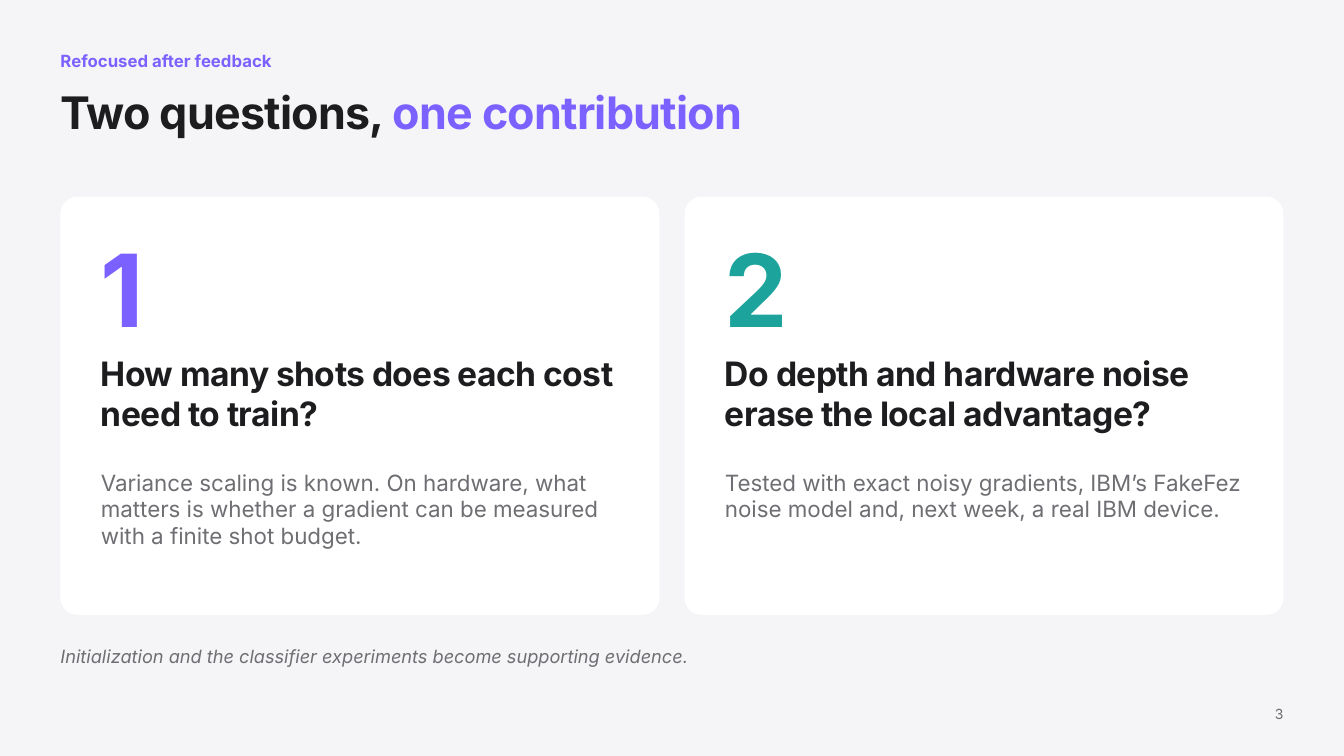
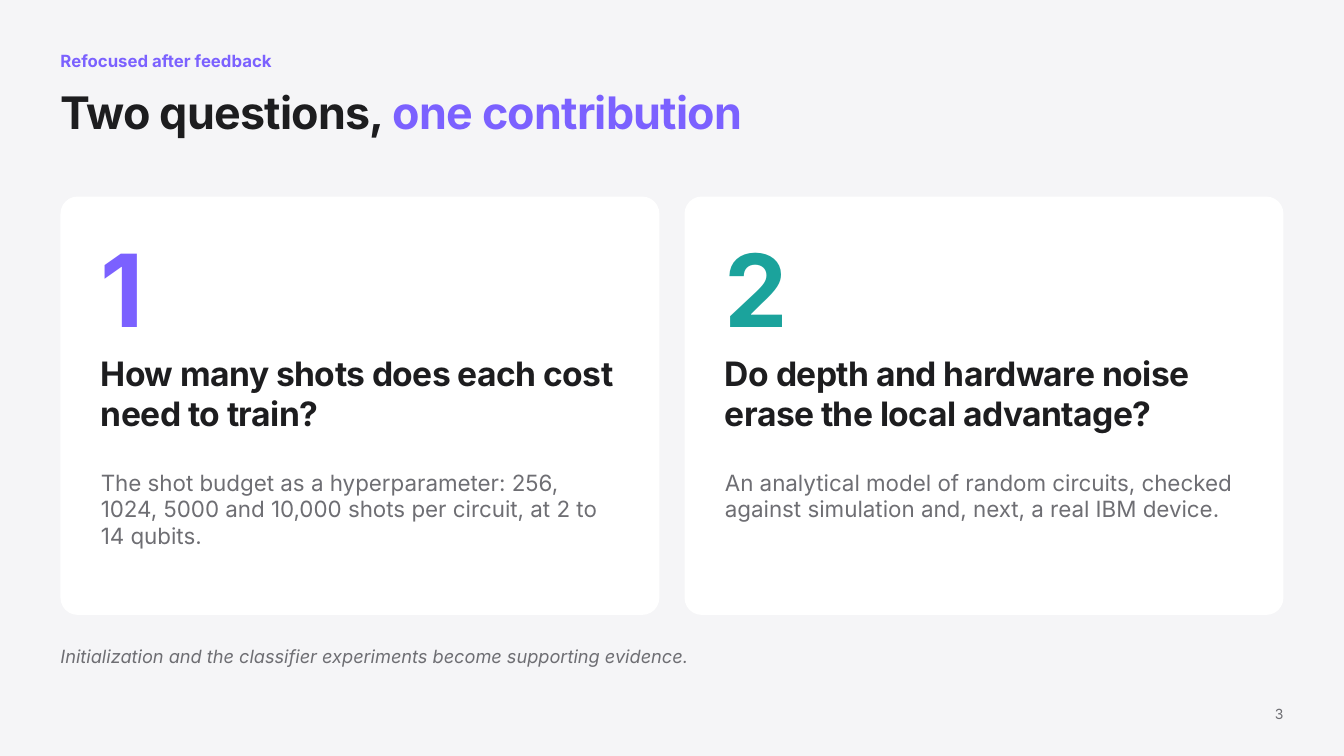
Before and after one commit to Saifix/Barren-plateaus-global-vs.-local-cost-functions, a slide deck: slide 3 of presentations/2026-11-24_progress_update.pptx. Drawn at 1344x756 pixels with LibreOffice and Linux fonts; fonts in the diff are those of the drawing. Boxes give left, top, right and bottom in pixels: in the first picture for what was removed or moved away, otherwise in the second. Text is boxed around its words. In the diff, an @@ line names an element or a change of style, - is before the commit and + after.

```diff
--- a/presentations/2026-11-24_progress_update.pptx
+++ b/presentations/2026-11-24_progress_update.pptx
@@ text at bbox=[101, 474, 597, 549]: text changed @@
-Variance scaling is known. On hardware, what matters is whether a gradient can be measured with a finite shot budget.
+The shot budget as a hyperparameter: 256, 1024, 5000 and 10,000 shots per circuit, at 2 to 14 qubits.
@@ text at bbox=[725, 474, 1232, 522]: text changed @@
-Tested with exact noisy gradients, IBM’s FakeFez noise model and, next week, a real IBM device.
+An analytical model of random circuits, checked against simulation and, next, a real IBM device.
```
Also in this commit, not shown: 6 other slides changed, 1 slide added, 1 slide removed, 25 other files.
